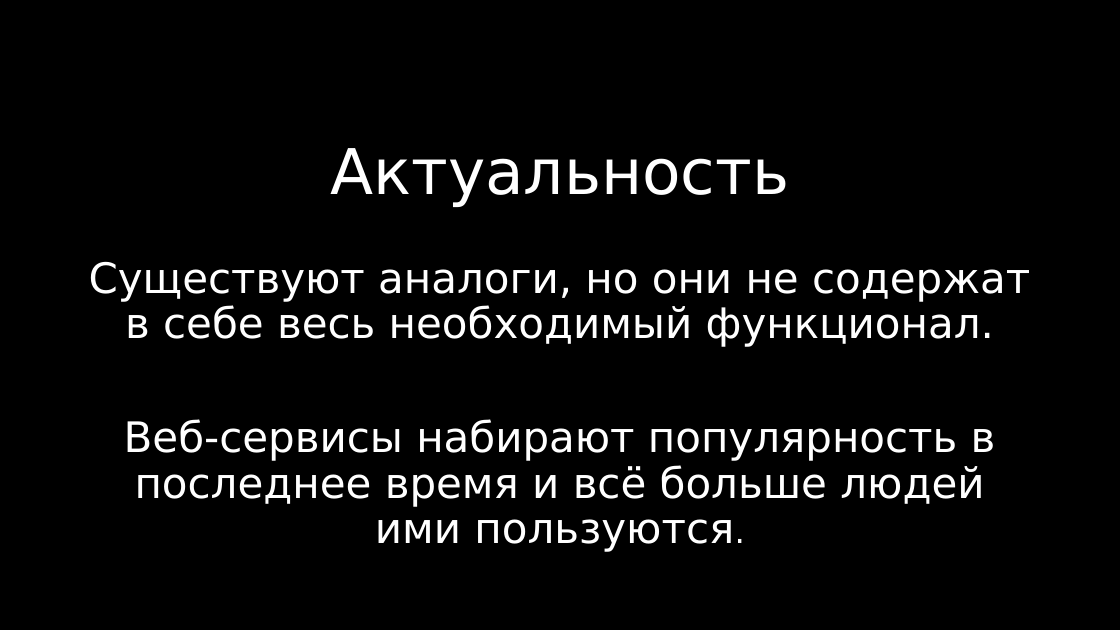
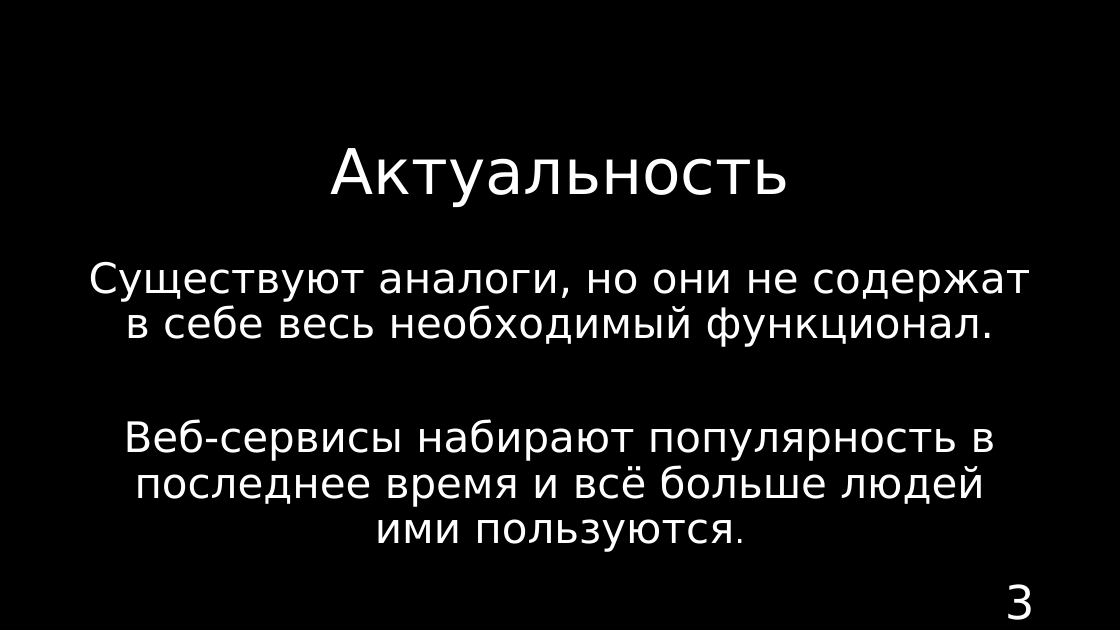
Before and after one commit to Komaricus/SmartFood, a slide deck: slide 3 of 15.11.2018 16-30.pptx. Drawn at 1120x630 pixels with LibreOffice and Linux fonts; fonts in the diff are those of the drawing; background and template pictures are left out. Boxes give left, top, right and bottom in pixels: in the first picture for what was removed or moved away, otherwise in the second. Text is boxed around its words. In the diff, an @@ line names an element or a change of style, - is before the commit and + after.

```diff
--- a/15.11.2018 16-30.pptx
+++ b/15.11.2018 16-30.pptx
@@ page number added at (x1=1005, y1=584, x2=1035, y2=620), 40 pt, text #FFFFFF @@
+3
```
Also in this commit, not shown: 4 other slides changed.
